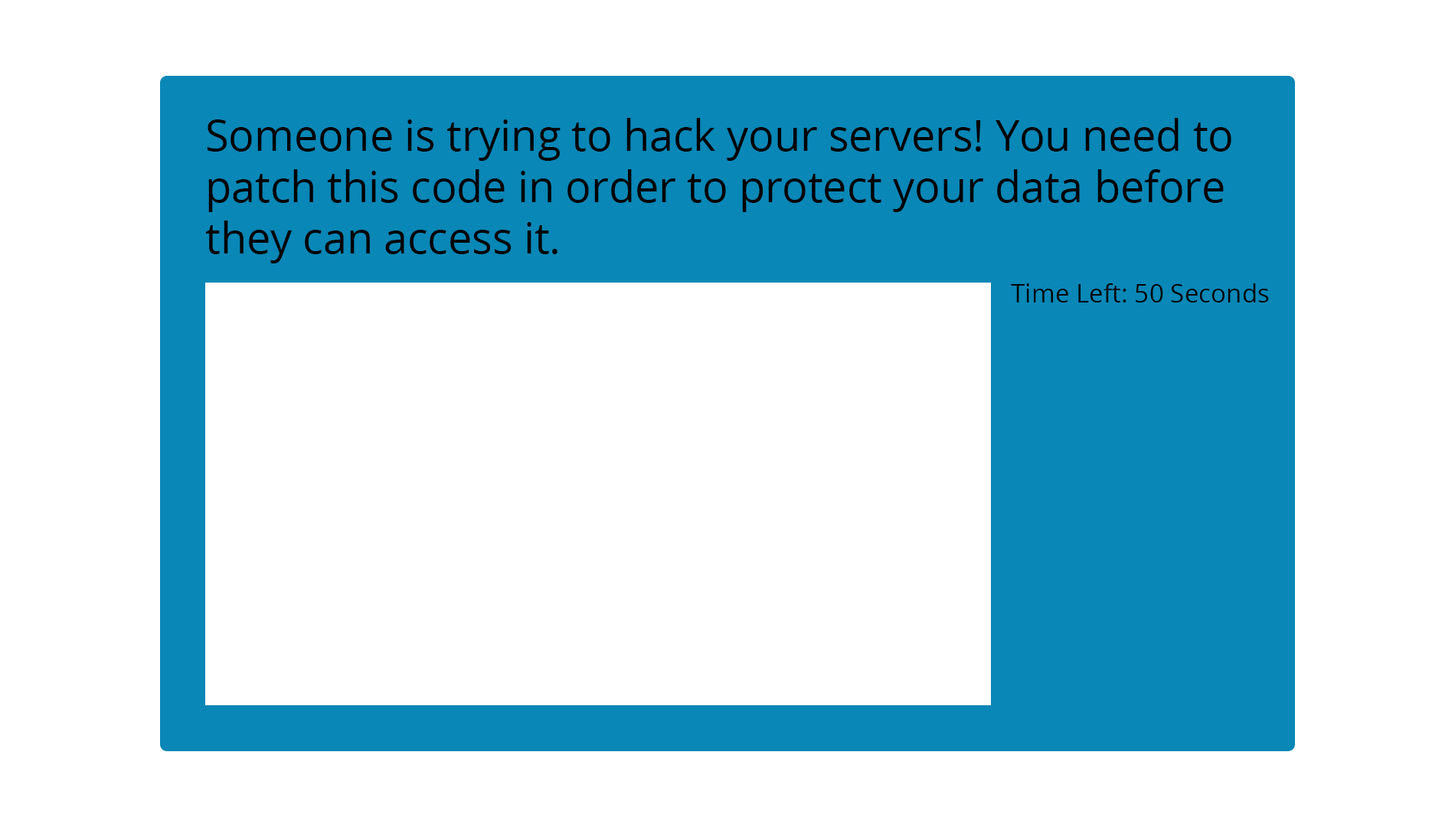
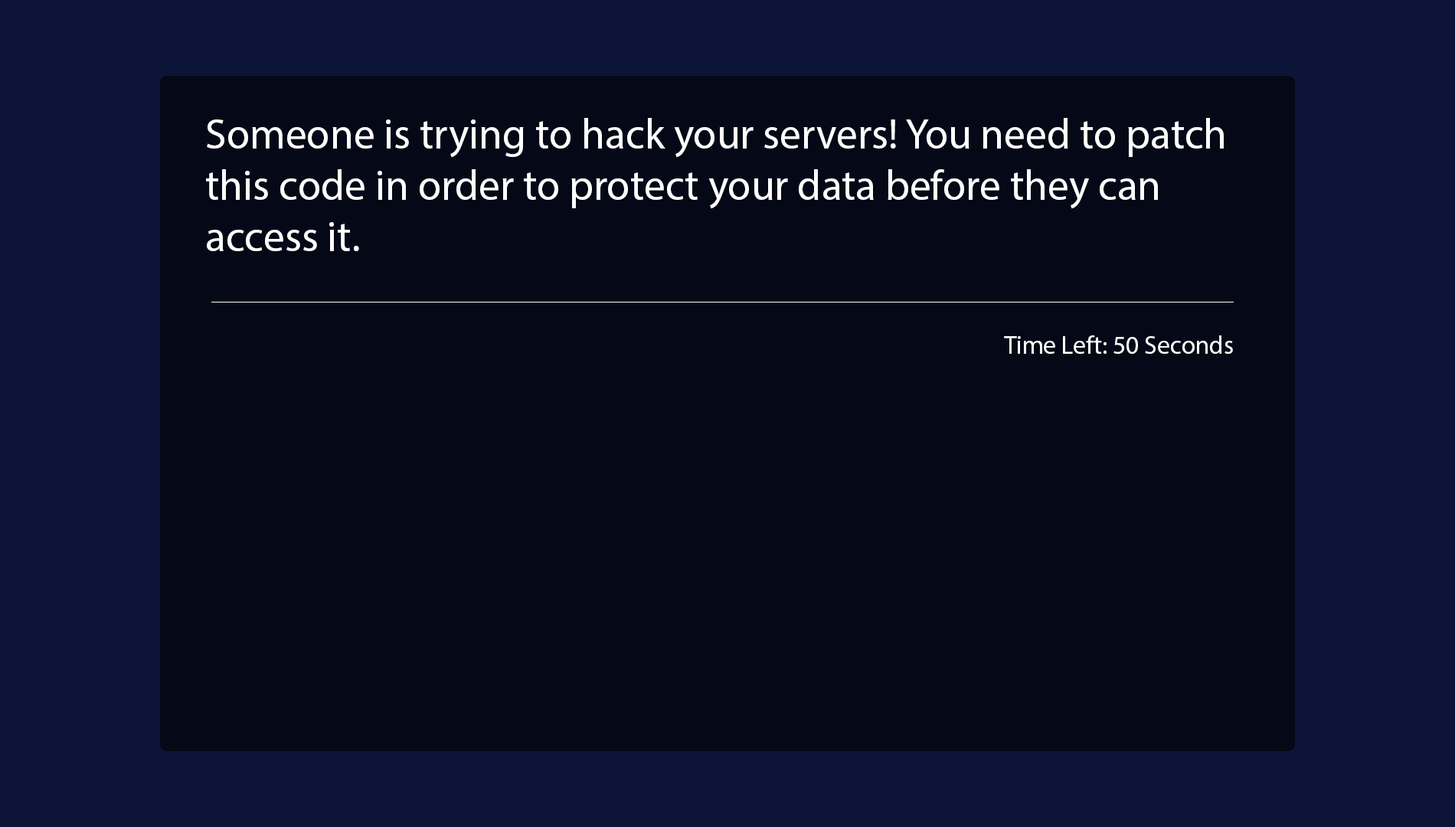
Layer changes from the first (1455, 827) image to the second:
added layer "Shape 1" above "Time Left: 50 Seconds" over <box>990,301,1234,303</box>
painted on "Time Left: 50 Seconds" over <box>1003,283,1269,354</box>
hid "Code box" over <box>205,282,991,706</box>
painted on "Someone is trying to hack your servers! You need to patch this" over <box>205,117,1232,264</box>
"Rectangle 2": opacity 100% → 58%, painted on it over <box>160,75,1295,752</box>
painted on "Background" over <box>0,0,1455,827</box>
